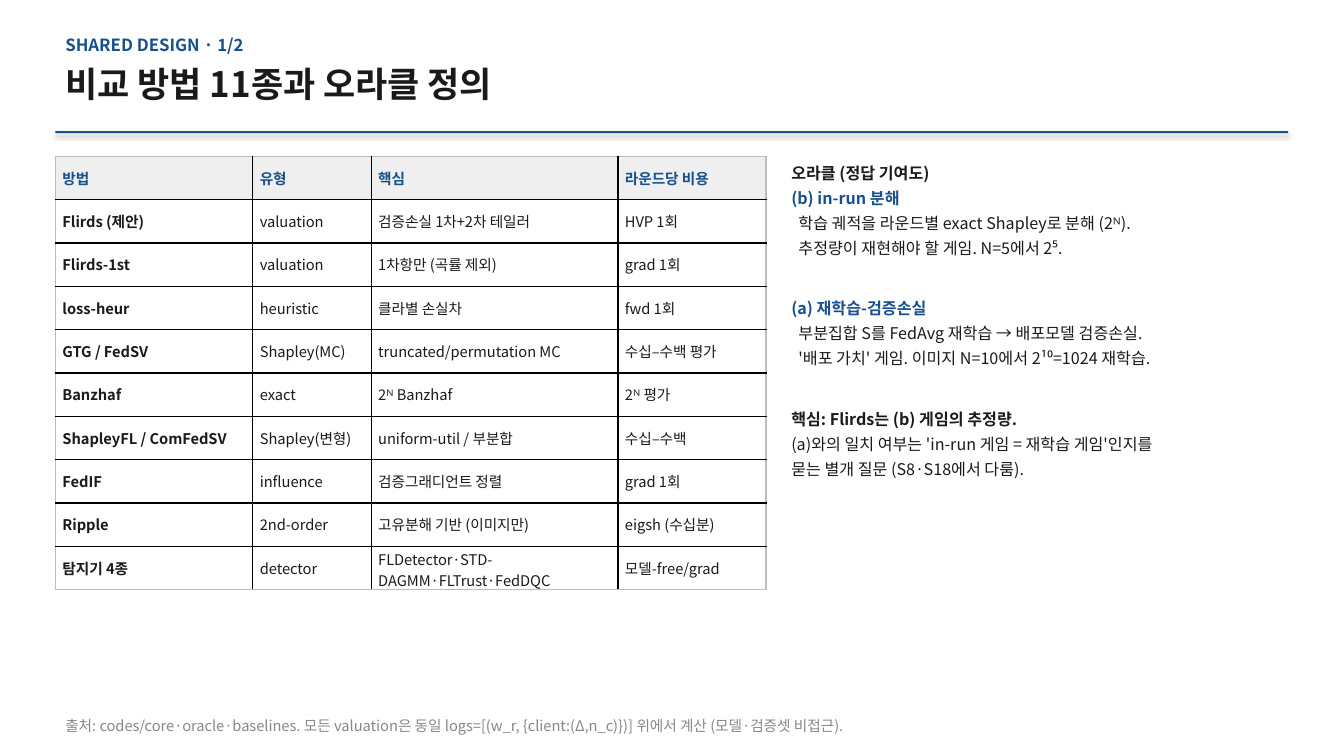
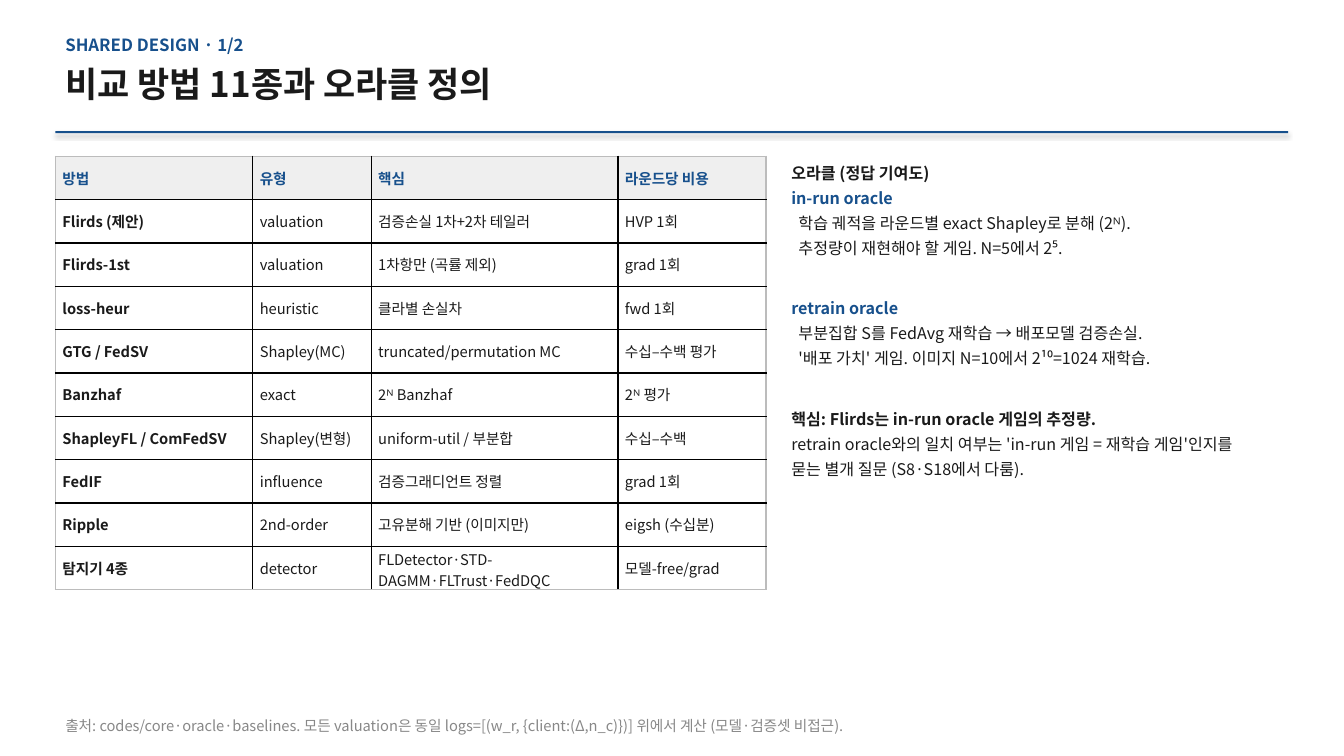
Before and after one commit to YongheeChoi/flirds, a slide deck: slide 3 of research-wiki/presentations/2026-06-results-report/flirds-results-2026-06.pptx. Drawn at 1344x756 pixels with LibreOffice and Linux fonts; fonts in the diff are those of the drawing. Boxes give left, top, right and bottom in pixels: in the first picture for what was removed or moved away, otherwise in the second. Text is boxed around its words. In the diff, an @@ line names an element or a change of style, - is before the commit and + after.

```diff
--- a/research-wiki/presentations/2026-06-results-report/flirds-results-2026-06.pptx
+++ b/research-wiki/presentations/2026-06-results-report/flirds-results-2026-06.pptx
@@ text at [791,165,1233,478]: text changed @@
-(b) in-run 분해
+in-run oracle
@@ text at [791,301,898,314]: text changed @@
-(a) 재학습-검증손실
+retrain oracle
@@ text at [791,411,1233,452]: text changed @@
-핵심: Flirds는 (b) 게임의 추정량.
-(a)와의 일치 여부는 'in-run 게임 = 재학습 게임'인지를
+핵심: Flirds는 in-run oracle 게임의 추정량.
+retrain oracle와의 일치 여부는 'in-run 게임 = 재학습 게임'인지를
```
Also in this commit, not shown: 15 other slides changed, 18 other files.
